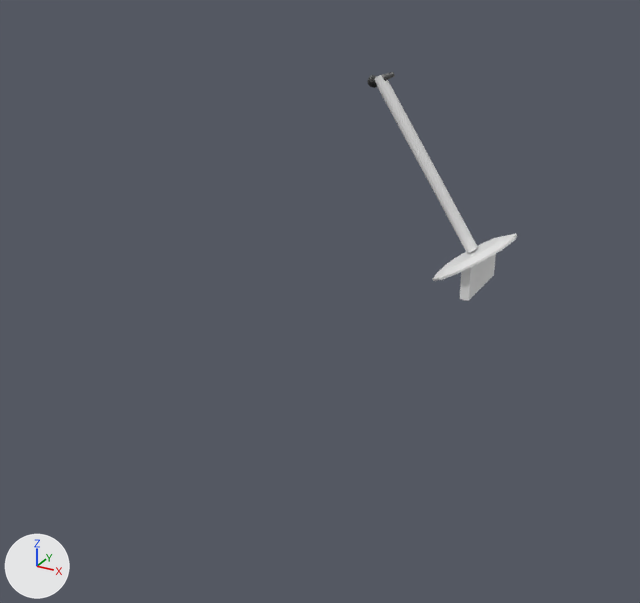
Before and after pictures for a commit that changed the Blender file Working Files/Blender/Microphone.blend.
Camera for both pictures: a 50 mm camera at (16.7, -44.8, 11.5) aimed at (-3.5, -8.1, -6.9). The lights are fixed; the arrows at lower left show +X, +Y and +Z.

The first picture shows 'Base', 'Cube', 'Microphone', 'Stand'.
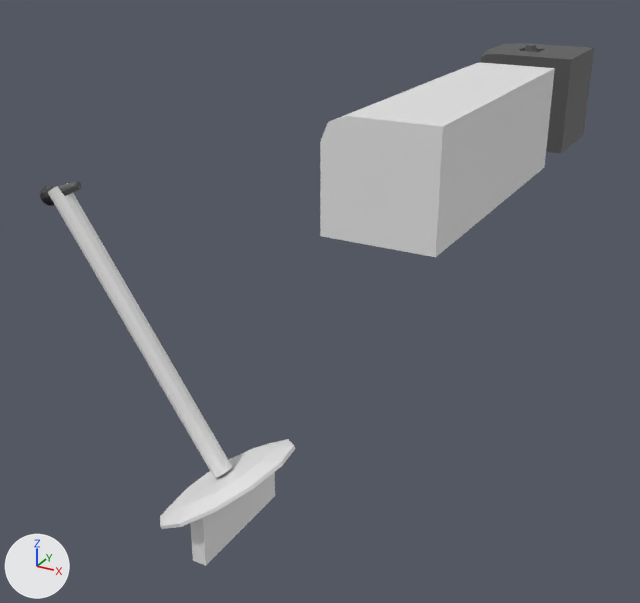
Location of each change, [x1, y1, x2, y2] in pixels of the pictures (640 x 603 px):
'Chest', added
    after: [320, 62, 555, 257]
'Stand', moved
    before: [374, 75, 478, 253]
    after: [48, 183, 295, 529]
'Speaker', added
    after: [481, 43, 594, 154]
'Cube', moved
    before: [460, 254, 496, 301]
    after: [190, 472, 275, 566]
'Base', deleted
    before: [433, 234, 517, 281]
'Microphone', moved
    before: [367, 72, 395, 88]
    after: [40, 181, 82, 206]

The edits, one by one:
Material 'Material' (mat_material) is new.
Its base color is (0.093, 0.093, 0.093) (dark grey #565656).
Mesh me_cube_002 is new.
It has 48 vertices, 46 faces and spans x -1.0..1.0, y -1.0..1.0, z -1.0..1.1.
Faces by material slot: [45, 1].
It uses material mat_material (dark grey #565656).
It uses material mat_top (picture img_dewatermark_ai_1738554235136_png).
Mesh me_cube is new.
It has 68 vertices, 62 faces and spans x -1.03..1.0, y -1.0..1.0, z -1.0..1.0.
Object 'Stand' (ob_stand) moves from (-1.14, 0.0, -1.44) to (-1.14, -24.36, -1.44).
Object 'Base' (ob_base) is deleted.
Object 'Cube' (ob_cube) moves from (2.19, 0.0, -6.88) to (2.19, -24.36, -6.88).
Object 'Microphone' (ob_microphone) moves from (-3.66, 0.06, 3.32) to (-3.66, -24.3, 3.32).
Object 'Speaker' (ob_speaker) is new; it shows me_cube_002.
Its location is (0.0, 15.82, 0.0).
Its scale is (3.0, 3.0, 3.0).
Object 'Chest' (ob_chest) is new; it shows me_cube.
Its location is (0.0, 0.0, 0.0).
Its scale is (3.0, 8.91, 3.0).
